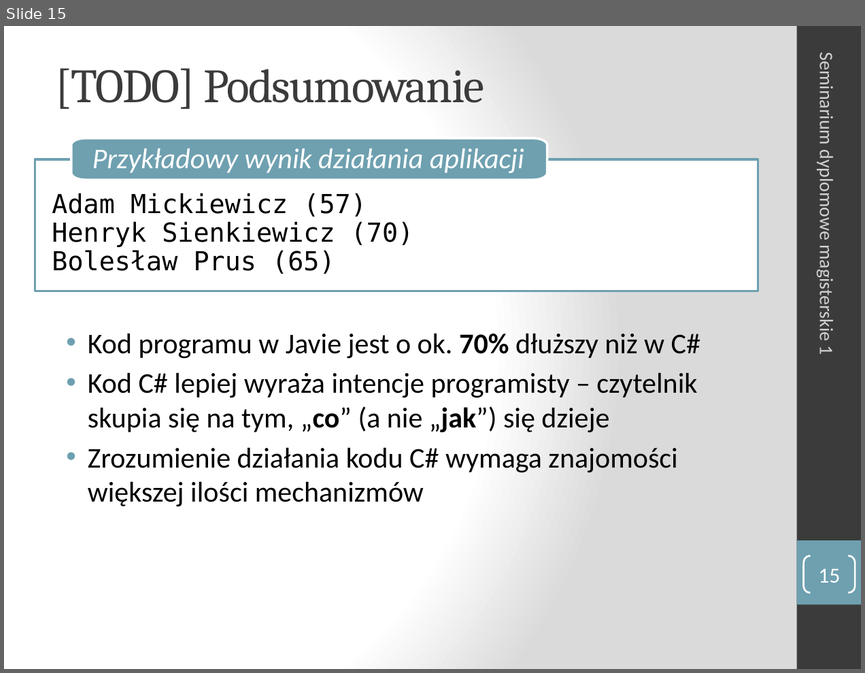
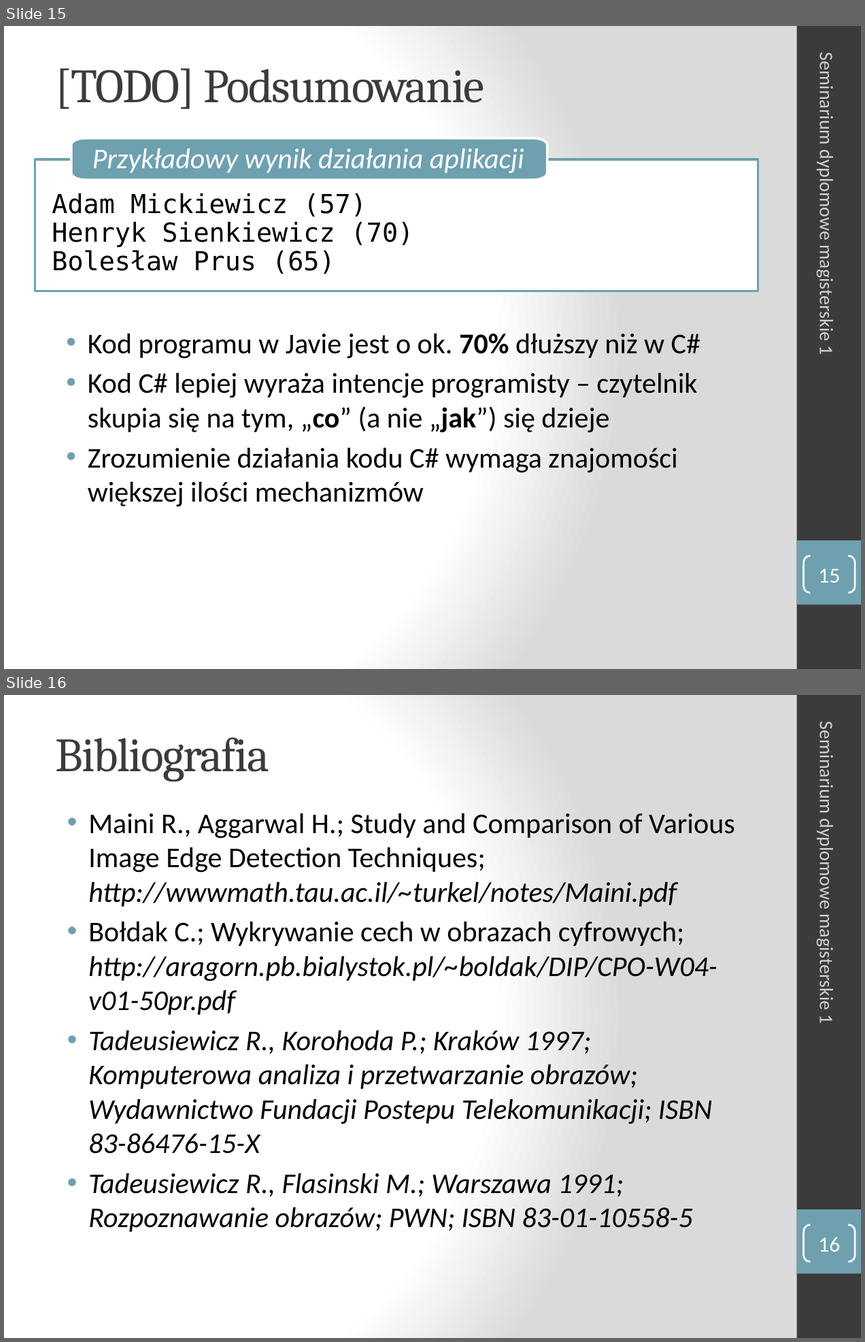
Before and after one commit to turekj/msc, a slide deck: Placeholder/seminar1/prezentacja/sdm1_Aniserowicz_Michal.pptx. Shown one above the other, each under a label of ours: slide 15 before the commit, slides 15 and 16 after it. The pictures are 865x673 and 865x1342 pixels, drawn with LibreOffice and Linux fonts; fonts in the diff are those of the drawing. Boxes give left, top, right and bottom in pixels: in the first picture for what was removed or moved away, otherwise in the second. Text is boxed around its words. In the diff, an @@ line names an element or a change of style, - is before the commit and + after.

```diff
--- a/Placeholder/seminar1/prezentacja/sdm1_Aniserowicz_Michal.pptx
+++ b/Placeholder/seminar1/prezentacja/sdm1_Aniserowicz_Michal.pptx
@@ slide 16 added at [4,695,861,1338], background gradient #FFFFFF to #DADADA; not listed: 2 template elements that a slide beside it also shows @@
@@ text added at [815,730,838,1023], 16 pt, text #D4D2D0 @@
+Seminarium dyplomowe magisterskie 1
@@ title added at [56,737,270,781], 40 pt, text #3B3B3B @@
+Bibliografia
@@ text added at [88,813,735,1232], 24 pt, text #000000, italic @@
+• Maini R., Aggarwal H.; Study and Comparison of Various Image Edge Detection Techniques; http://wwwmath.tau.ac.il/~turkel/notes/Maini.pdf
+• Bołdak C.; Wykrywanie cech w obrazach cyfrowych; http://aragorn.pb.bialystok.pl/~boldak/DIP/CPO-W04-v01-50pr.pdf
+• Tadeusiewicz R., Korohoda P.; Kraków 1997; Komputerowa analiza i przetwarzanie obrazów; Wydawnictwo Fundacji Postepu Telekomunikacji; ISBN 83-86476-15-X
+• Tadeusiewicz R., Flasinski M.; Warszawa 1991; Rozpoznawanie obrazów; PWN; ISBN 83-01-10558-5
@@ page number added at [804,1225,855,1261], outline #FFFFFF 1.5 pt, 18 pt, text #FFFFFF @@
+16
```
Also in this commit, not shown: 2 slides changed.
